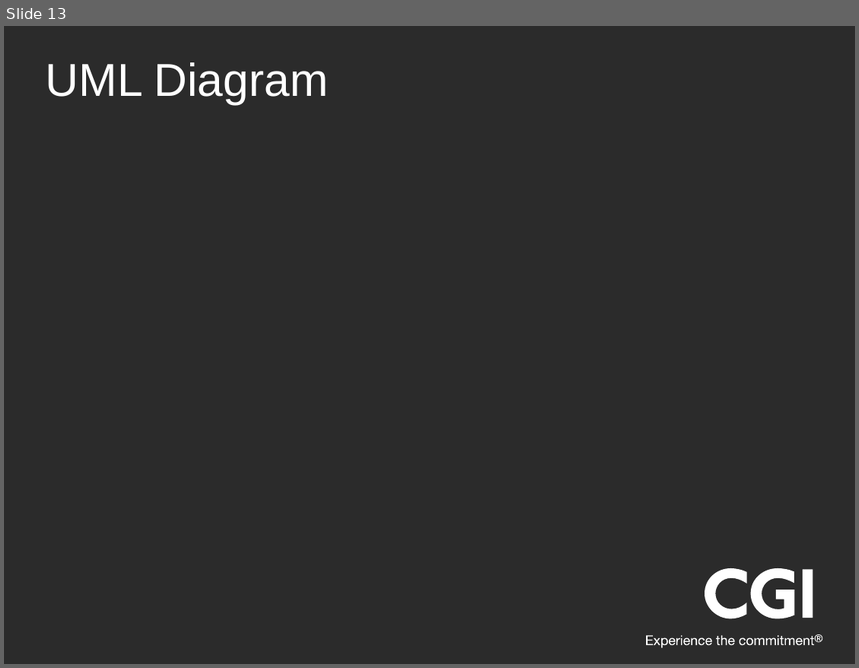
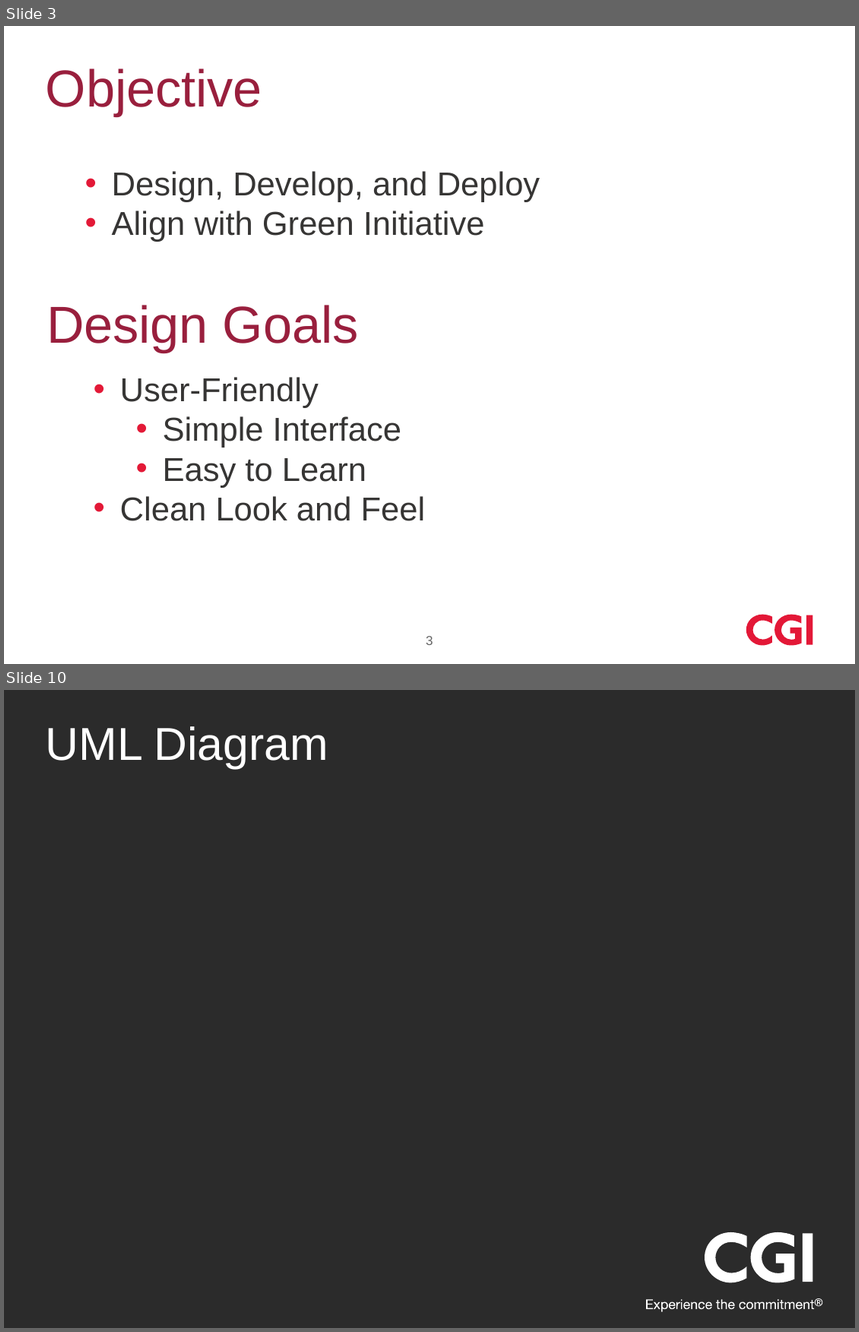
Before and after one commit to ChaseCGI/GoingGreen, a slide deck: Going Green Presentation.pptx. Shown one above the other, each under a label of ours: slide 13 before the commit, slides 3 and 10 after it; the slides between them are not shown. The pictures are 859x668 and 859x1332 pixels, drawn with LibreOffice and Linux fonts; fonts in the diff are those of the drawing; background and template pictures are left out; a plain dark background stands for a picture behind light text. Boxes give left, top, right and bottom in pixels: in the first picture for what was removed or moved away, otherwise in the second. Text is boxed around its words. In the diff, an @@ line names an element or a change of style, - is before the commit and + after.

```diff
--- a/Going Green Presentation.pptx
+++ b/Going Green Presentation.pptx
@@ slide 3 added at (4,26,855,664), background #FFFFFF @@
@@ title added at (46,69,262,116), 44 pt, text #991F3D @@
+Objective
@@ text added at (112,171,540,242), 28 pt, text #363534 @@
+• Design, Develop, and Deploy
+• Align with Green Initiative
@@ text added at (47,305,359,353), 44 pt, text #991F3D @@
+Design Goals
@@ text added at (120,377,426,522), 28 pt, text #363534 @@
+• User-Friendly
+  • Simple Interface
+  • Easy to Learn
+• Clean Look and Feel
@@ freeform shape added at (747,615,772,645), fill #E31837 @@
@@ freeform shape added at (775,615,803,645), fill #E31837 @@
@@ rectangle added at (807,615,813,645), fill #E31837 @@
@@ page number added at (426,636,433,645), 11 pt, text #666666 @@
+3
@@ what was slide 13 is now slide 10 @@
```
Also in this commit, not shown: 2 slides changed, 7 other slides added, 10 slides removed, 3 other files.
